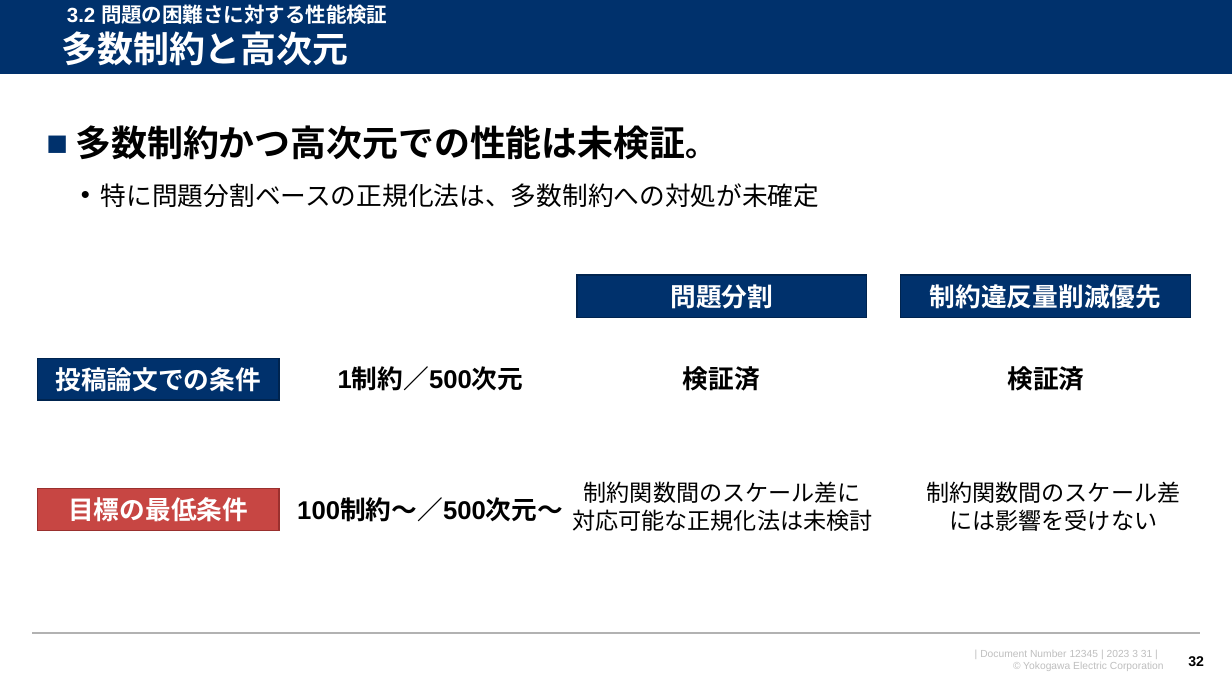
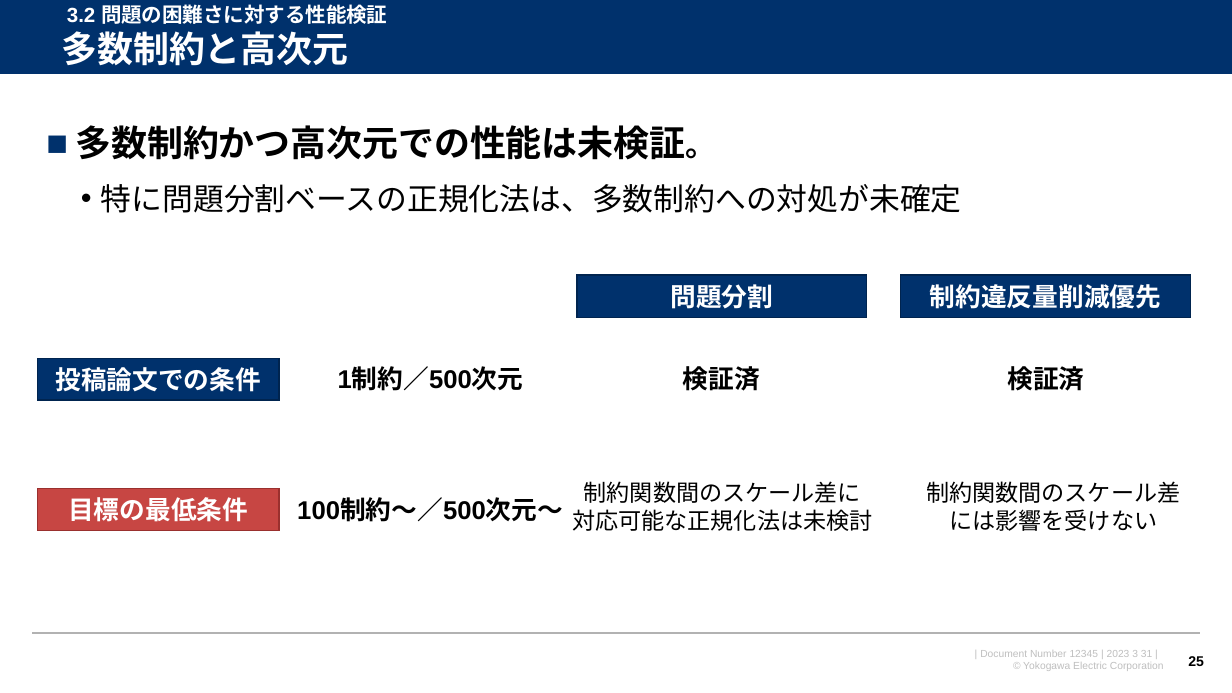
Before and after one commit to watarukumagai-git/opt, a slide deck: slide 25 of joint_res/230331_東京都立大安田先生_共同研究打合せ資料_rev.0.pptx (slide 32 before the commit). Drawn at 1232x693 pixels with LibreOffice and Linux fonts; fonts in the diff are those of the drawing; background and template pictures are left out. Boxes give left, top, right and bottom in pixels: in the first picture for what was removed or moved away, otherwise in the second. Text is boxed around its words. In the diff, an @@ line names an element or a change of style, - is before the commit and + after.

```diff
--- a/joint_res/230331_東京都立大安田先生_共同研究打合せ資料_rev.0.pptx
+++ b/joint_res/230331_東京都立大安田先生_共同研究打合せ資料_rev.0.pptx
@@ text at [101, 184, 962, 213]: size 20 to 24 pt in "特に問題分割ベースの正規化法は、多数制約への対処が未確定" @@
@@ page number at [1188, 656, 1204, 666]: text changed @@
-32
+25
```
Also in this commit, not shown: 6 other slides changed.
